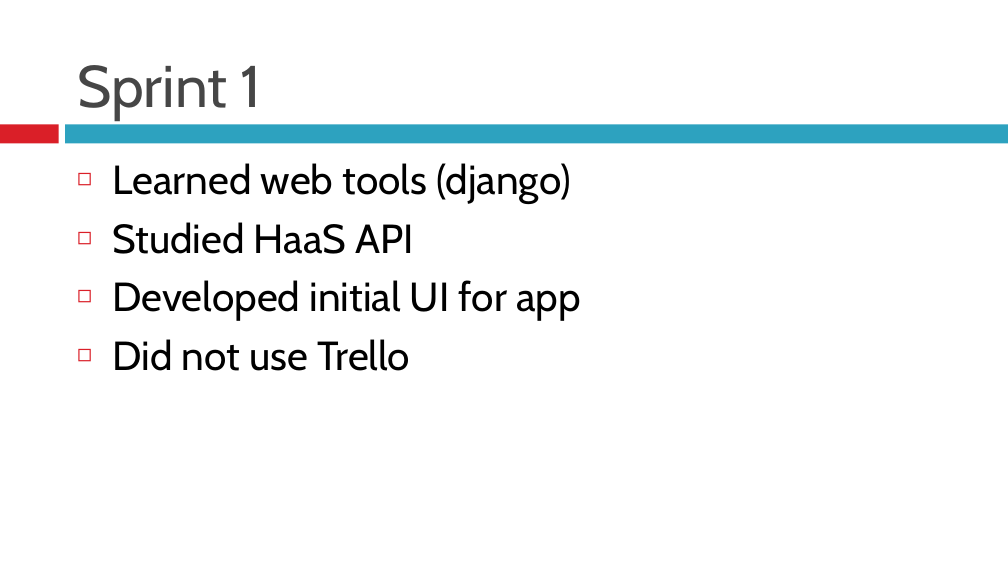
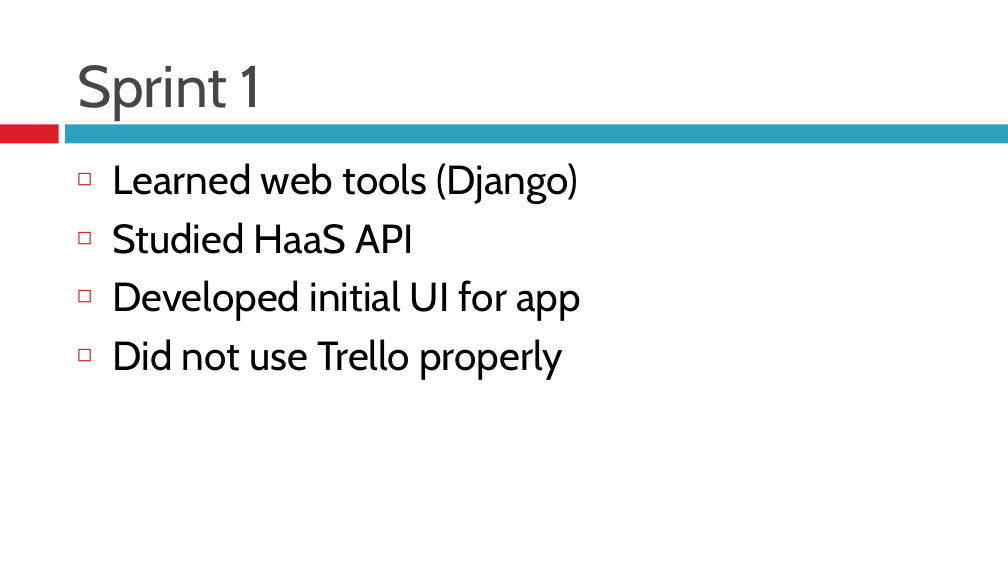
Before and after one commit to BU-EC500-SP15/moc-gui-plugins, a slide deck: slide 4 of MOCUIPlugin-Demo2.pptx. Drawn at 1008x567 pixels with LibreOffice and Linux fonts; fonts in the diff are those of the drawing. Boxes give left, top, right and bottom in pixels: in the first picture for what was removed or moved away, otherwise in the second. Text is boxed around its words. In the diff, an @@ line names an element or a change of style, - is before the commit and + after.

```diff
--- a/MOCUIPlugin-Demo2.pptx
+++ b/MOCUIPlugin-Demo2.pptx
@@ text at (112, 163, 578, 203): text changed @@
-◻ Learned web tools (django)
+◻ Learned web tools (Django)
@@ text at (112, 339, 563, 379): text changed @@
-◻ Did not use Trello
+◻ Did not use Trello properly
```
Also in this commit, not shown: 4 other slides changed.
